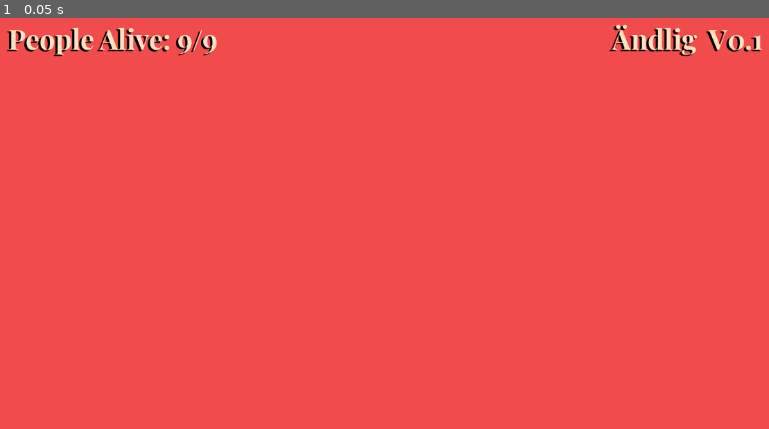
Above: before the commit, frame 1.
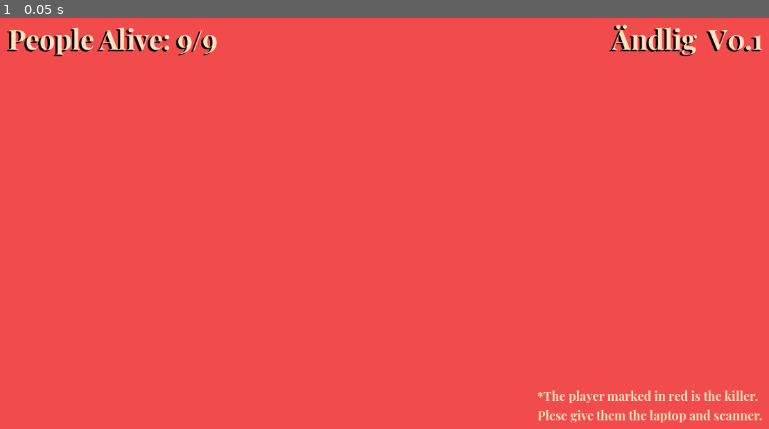
Above: after the commit, the same moment.

Repository: TheTwoBoom/andlig
Game: Godot game, scene res://scenes/game.tscn
Same seed, same stepped clock (60 frames per second), same inputs: the game is played once before the commit and once after it. This scene is started directly instead of the project's main scene.
Inputs:
- Up to frame 1 (0.05 s): no input

The runs differ from the first frame. In frame 1, 0.7% of the frame differs, in the area x 69-100%, y 90-99%.
Error in both runs: Cannot call method 'find_child' on a null value. (res://scripts/game.gd:16)

Commit message:
ferahtrjyy542q3tw,ju7q63sh

Diff:
--- a/scenes/game.tscn
+++ b/scenes/game.tscn
@@ -1,8 +1,9 @@
-[gd_scene load_steps=4 format=3 uid="uid://bbo0icv8hjbdc"]
+[gd_scene load_steps=5 format=3 uid="uid://bbo0icv8hjbdc"]
 
 [ext_resource type="PackedScene" uid="uid://cluq3rylga2p0" path="res://scenes/scanner.tscn" id="1_fc0e3"]
 [ext_resource type="Script" uid="uid://ui03lftjj1hx" path="res://scripts/game.gd" id="1_iywne"]
 [ext_resource type="Theme" uid="uid://c1pt754iq3eux" path="res://assets/font/font.tres" id="2_fc0e3"]
+[ext_resource type="Theme" uid="uid://btmjqviog7db5" path="res://assets/font/font_no_shadow.tres" id="4_lbhrr"]
 
 [node name="Game" type="Control"]
 layout_mode = 3
@@ -77,4 +78,13 @@
 theme_override_constants/v_separation = 16
 columns = 3
 
+[node name="Label" type="Label" parent="MarginContainer"]
+layout_mode = 2
+size_flags_horizontal = 8
+size_flags_vertical = 8
+theme = ExtResource("4_lbhrr")
+theme_override_font_sizes/font_size = 18
+text = "*The player marked in red is the killer.
+Plese give them the laptop and scanner."
+
 [connection signal="added_to_list" from="Scanner" to="." method="_on_scanner_added_to_list"]
--- a/scenes/menu.tscn
+++ b/scenes/menu.tscn
@@ -72,7 +72,7 @@
 size_flags_horizontal = 4
 theme = ExtResource("1_lti8b")
 theme_override_font_sizes/font_size = 40
-text = "Start Game"
+text = "Play"
 
 [node name="CreditsButton" type="Button" parent="MarginContainer/VBoxContainer/CenterContainer/HBoxContainer/VBoxContainer"]
 custom_minimum_size = Vector2(400, 0)
